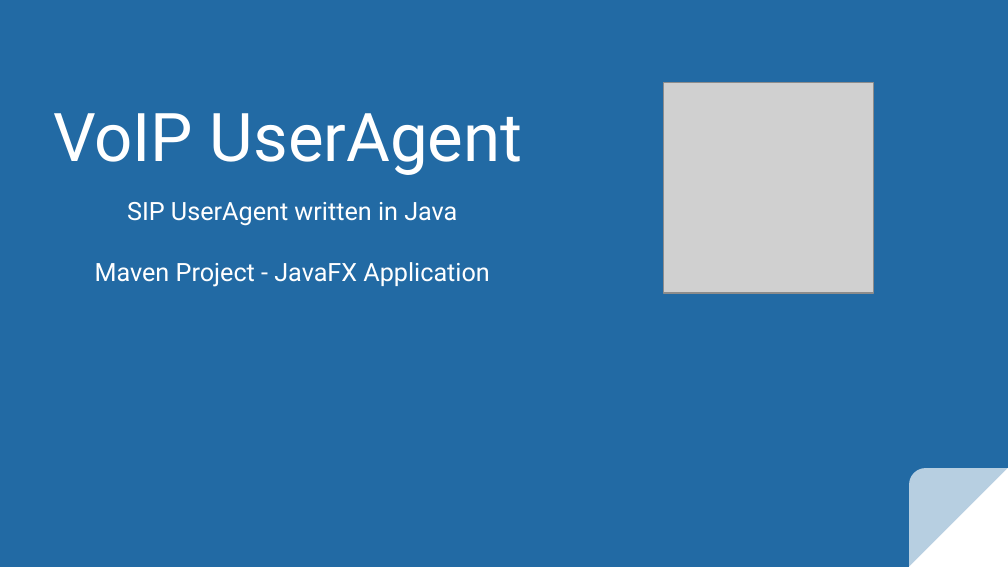
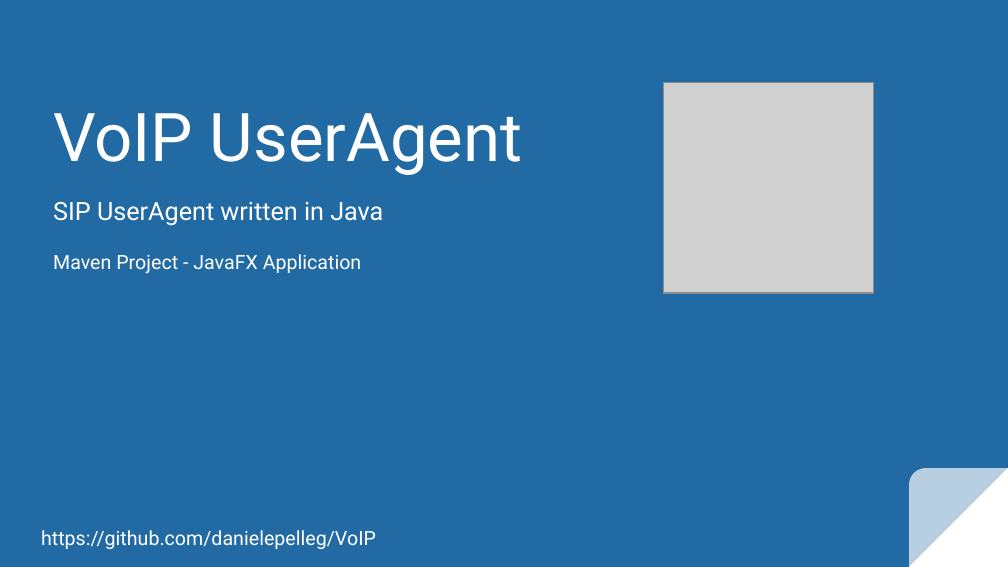
Before and after one commit to danielepelleg/VoIP, a slide deck: slide 1 of Documentation/VoIP UserAgent - Presentation.pptx. Drawn at 1008x567 pixels with LibreOffice and Linux fonts; fonts in the diff are those of the drawing; grey boxes stand for pictures. Boxes give left, top, right and bottom in pixels: in the first picture for what was removed or moved away, otherwise in the second. Text is boxed around its words. In the diff, an @@ line names an element or a change of style, - is before the commit and + after.

```diff
--- a/Documentation/VoIP UserAgent - Presentation.pptx
+++ b/Documentation/VoIP UserAgent - Presentation.pptx
@@ subtitle "SIP UserAgent written in Java" at [53,202,383,273]: size 18 to 14 pt in "Maven Project - JavaFX Application"; alignment centre to justified @@
@@ text added at [41,530,376,549], 14 pt, text #FFFFFF @@
+https://github.com/danielepelleg/VoIP
```
Also in this commit, not shown: 7 other slides changed, 14 slides added, 5 slides removed, 4 other files.
